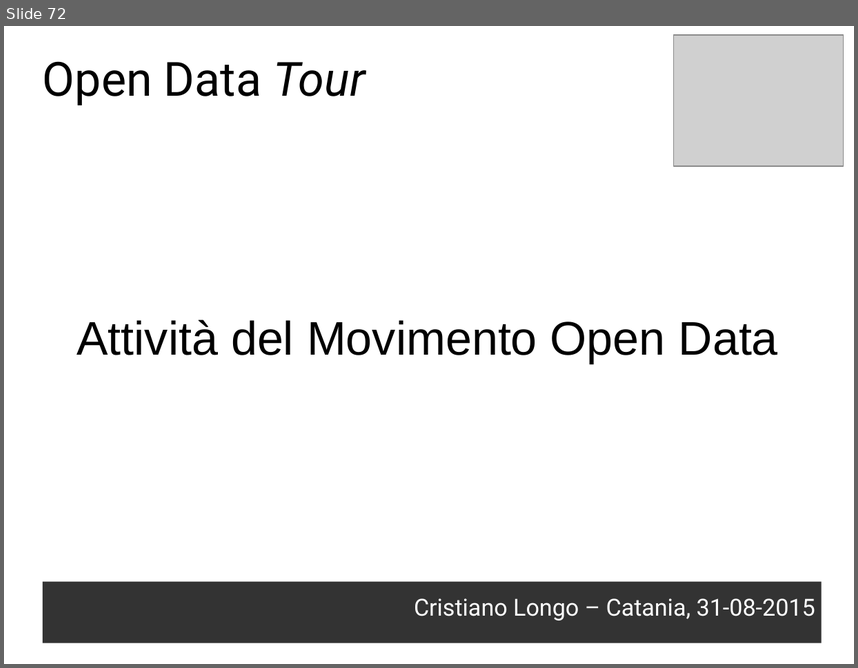
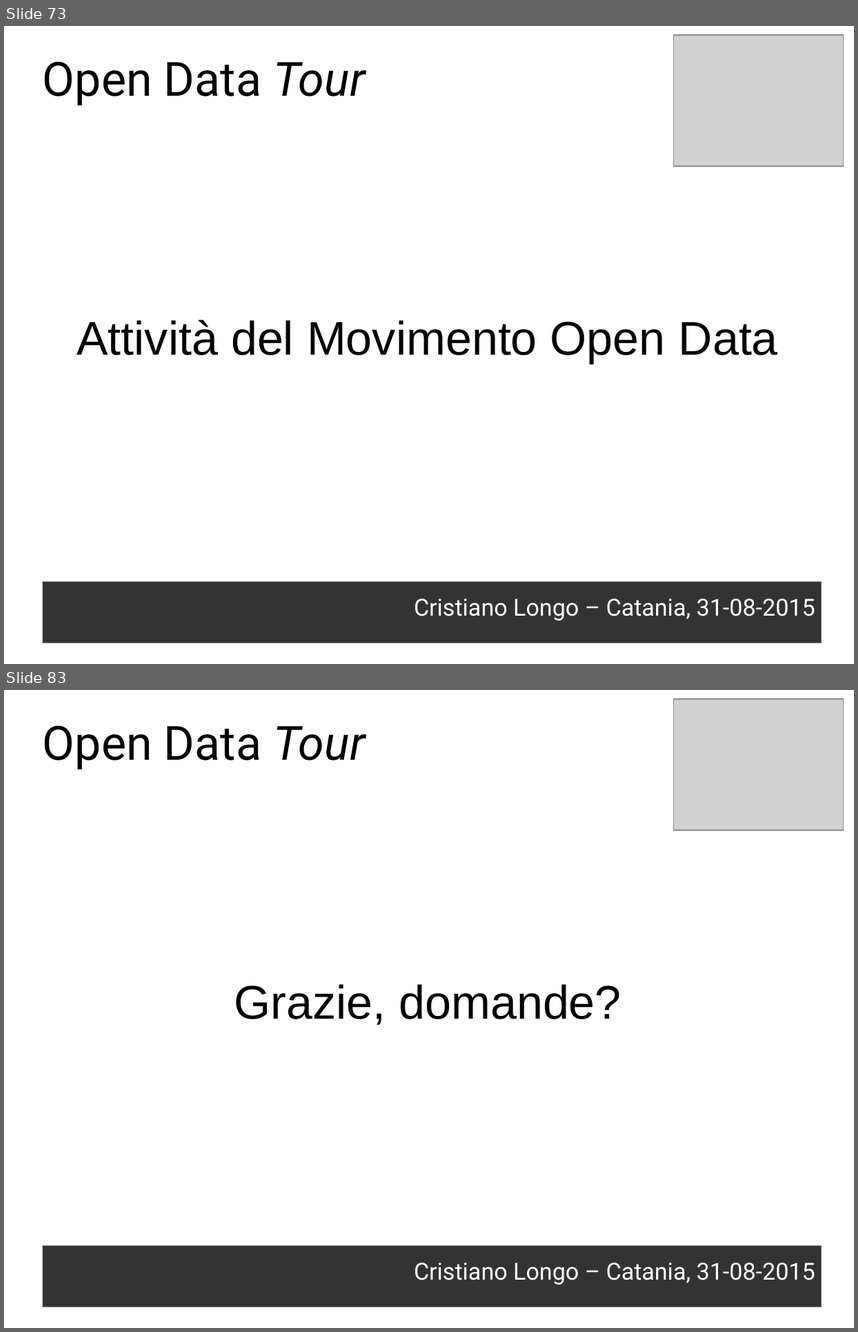
Before and after one commit to opendatahacklab/opendatatour, a slide deck: slides/odt_cope_31082015.odp. Shown one above the other, each under a label of ours: slide 72 before the commit, slides 73 and 83 after it; the slides between them are not shown. The pictures are 858x668 and 858x1332 pixels, drawn with LibreOffice and Linux fonts; fonts in the diff are those of the drawing; grey boxes stand for pictures. Boxes give left, top, right and bottom in pixels: in the first picture for what was removed or moved away, otherwise in the second. Text is boxed around its words. In the diff, an @@ line names an element or a change of style, - is before the commit and + after.

```diff
--- a/slides/odt_cope_31082015.odp
+++ b/slides/odt_cope_31082015.odp
@@ slide 83 added at box(4, 690, 854, 1328), background #FFFFFF @@
@@ picture added at box(675, 699, 844, 830) @@
@@ text added at box(43, 725, 366, 769), 44 pt, text #000000 @@
+Open Data Tour
@@ text added at box(234, 984, 622, 1025), 44 pt, text #000000 @@
+Grazie, domande?
@@ text added at box(43, 1245, 822, 1306), fill #333333, 22 pt, text #FFFFFF @@
+Cristiano Longo – Catania, 31-08-2015
@@ what was slide 72 is now slide 73 @@
```
Also in this commit, not shown: 1 slide changed, 10 other slides added, 1 slide removed, 2 other files.
